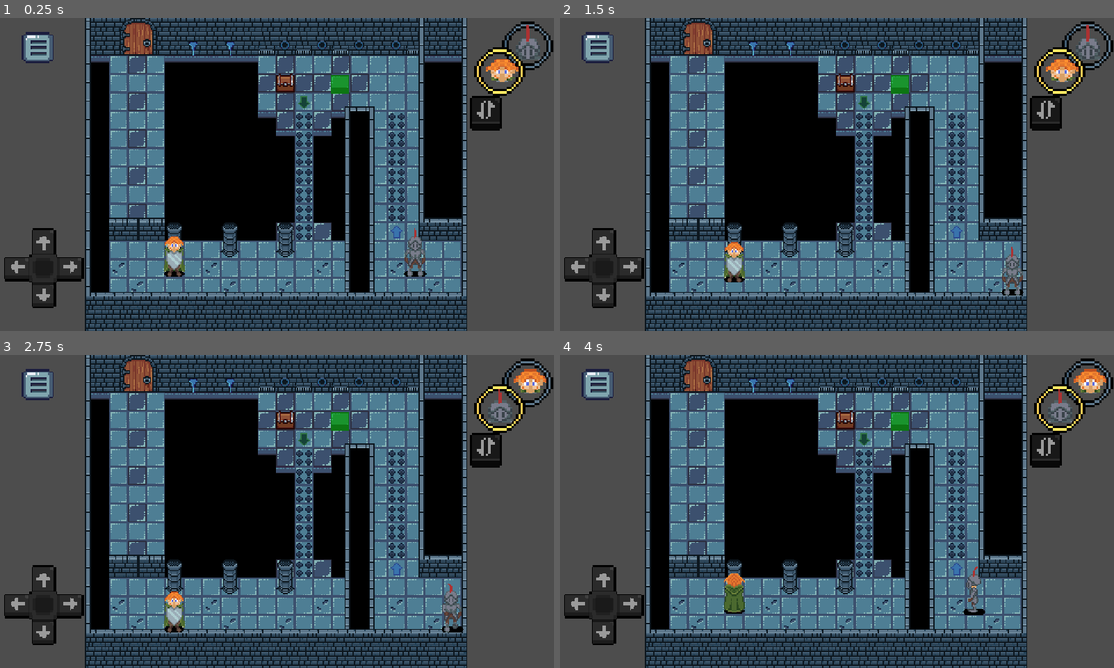
Above: before the commit, frames 1-4 (two rows, left to right).
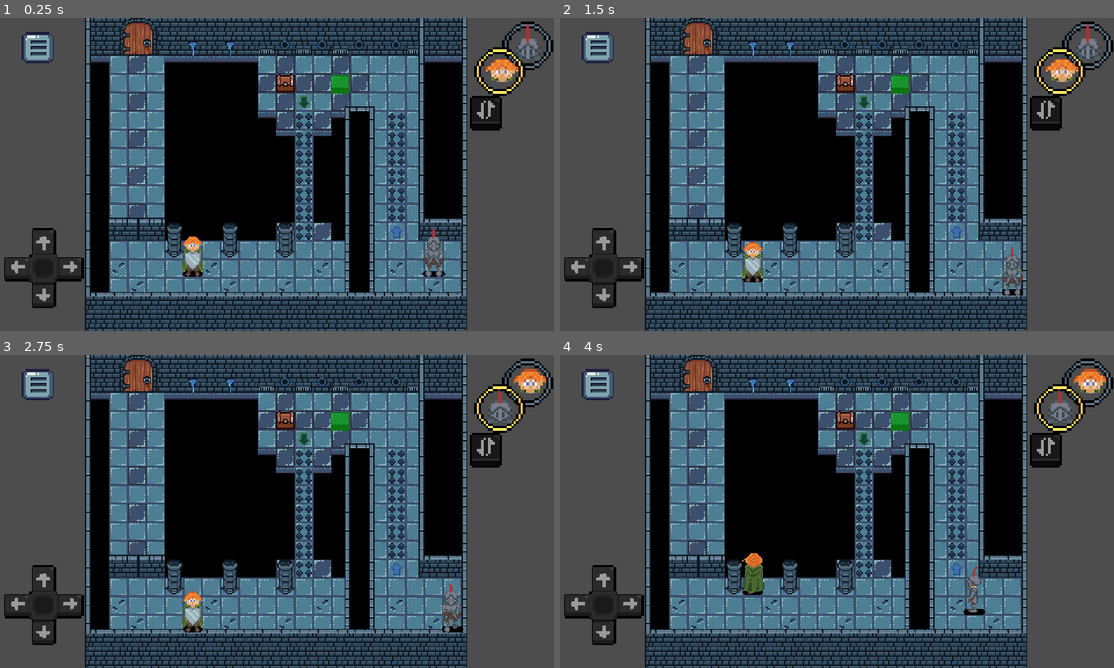
Above: after the commit, the same moments.

Repository: gumaciel/awesome-game-jam-01
Game: Godot game, scene res://scenes/levels/level_2.tscn
Same seed, same stepped clock (60 frames per second), same inputs: the game is played once before the commit and once after it. This scene is started directly instead of the project's main scene. The engine's default icon, where the game draws it, is replaced by a stand-in: a white triangle on a blue panel in a dark square.
Inputs (mouse positions are in pixels of both pictures, inside the frame that each line leads up to):
- Up to frame 1 (0.25 s): no input
- Up to frame 2 (1.5 s): tap Enter at 0.5 s; move the mouse to (958, 158) at 0.52 s; hold D (move_right) 0.53-1.28 s; hold J (alternate) 0.53-1.28 s; click (958, 158) at 0.67 s; tap Space at 1.25 s; move the mouse to (726, 190) at 1.27 s; hold S (move_down) from 1.28 s (still down); tap J (alternate) at 1.35 s
- Up to frame 3 (2.75 s): move the mouse to (332, 442) at 2.02 s; release S (move_down) at 2.03 s; hold D (move_right) from 2.03 s (still down); hold J (alternate) from 2.03 s (still down)
- Up to frame 4 (4 s): tap Enter at 2.75 s; move the mouse to (809, 574) at 2.77 s; release D (move_right) at 2.78 s; release J (alternate) at 2.78 s; hold W (move_up) 2.78-3.53 s; tap J (alternate) at 2.85 s; click (809, 574) at 2.92 s; move the mouse to (1003, 558) at 3.52 s; hold A (move_left) from 3.53 s (still down); hold J (alternate) from 3.53 s (still down)

The runs differ from the first frame. In frame 1, 1.4% of the frame differs, in the area x 29-81%, y 67-83%; in frame 2, 0.8%; in frame 3, 0.8%; in frame 4, 0.8%.

Commit message:
fix level 2 and 4

Diff:
--- a/scenes/levels/level_2.tscn
+++ b/scenes/levels/level_2.tscn
@@ -51,6 +51,21 @@
 layer_2/tile_data = PackedInt32Array(917522, 65538, 9, 917524, 65538, 9, 720908, 393218, 1, 720911, 393218, 1)
 script = ExtResource("4_llfvn")
 
+[node name="Node2D" type="Node2D" parent="Scenario"]
+y_sort_enabled = true
+
+[node name="Player2" parent="Scenario/Node2D" instance=ExtResource("13_xl443")]
+unique_name_in_owner = true
+position = Vector2(376, 213)
+active = false
+
+[node name="Player1" parent="Scenario/Node2D" instance=ExtResource("14_cuwe4")]
+unique_name_in_owner = true
+position = Vector2(168, 213)
+
+[node name="Texture" parent="Scenario/Node2D/Player1" index="0"]
+y_sort_enabled = false
+
 [node name="DestroyingBridgeAudio" type="AudioStreamPlayer" parent="Scenario"]
 stream = ExtResource("5_k33se")
 
@@ -58,8 +73,8 @@
 stream = ExtResource("6_dgljr")
 
 [node name="UI" parent="." node_paths=PackedStringArray("player_1", "player_2") instance=ExtResource("7_rp2db")]
-player_1 = NodePath("../Node2D/Player1")
-player_2 = NodePath("../Node2D/Player2")
+player_1 = NodePath("../Scenario/Node2D/Player1")
+player_2 = NodePath("../Scenario/Node2D/Player2")
 
 [node name="LevelDoor" parent="." instance=ExtResource("8_kyubv")]
 position = Vector2(121, 16)
@@ -74,26 +89,10 @@
 [node name="Chest" parent="." instance=ExtResource("12_au01k")]
 position = Vector2(248, 56)
 
-[node name="Node2D" type="Node2D" parent="."]
-y_sort_enabled = true
-position = Vector2(-48, 16)
-
-[node name="Player2" parent="Node2D" instance=ExtResource("13_xl443")]
-unique_name_in_owner = true
-position = Vector2(408, 197)
-active = false
-
-[node name="Player1" parent="Node2D" instance=ExtResource("14_cuwe4")]
-unique_name_in_owner = true
-position = Vector2(200, 197)
-
-[node name="Texture" parent="Node2D/Player1" index="0"]
-y_sort_enabled = false
-
+[connection signal="call_scenario" from="Scenario/Node2D/Player2" to="Scenario" method="_on_player_2_call_scenario"]
+[connection signal="call_scenario" from="Scenario/Node2D/Player1" to="Scenario" method="_on_player_1_call_scenario"]
 [connection signal="area_entered" from="GreenButton" to="Door" method="_on_button_area_entered"]
 [connection signal="area_entered" from="Chest" to="LevelDoor" method="_on_chest_area_entered"]
-[connection signal="call_scenario" from="Node2D/Player2" to="Scenario" method="_on_player_2_call_scenario"]
-[connection signal="call_scenario" from="Node2D/Player1" to="Scenario" method="_on_player_1_call_scenario"]
 
+[editable path="Scenario/Node2D/Player1"]
 [editable path="UI"]
-[editable path="Node2D/Player1"]
--- a/scenes/levels/level_4.tscn
+++ b/scenes/levels/level_4.tscn
@@ -45,6 +45,18 @@
 layer_1/tile_data = PackedInt32Array(589843, 65538, 8, 589844, 65538, 8, 589847, 65538, 8, 589848, 65538, 8, 524307, 65 …(590 unchanged characters)…
 script = ExtResource("3_i8o75")
 
+[node name="Node2D" type="Node2D" parent="Scenario"]
+y_sort_enabled = true
+
+[node name="Player2" parent="Scenario/Node2D" instance=ExtResource("11_w26yo")]
+unique_name_in_owner = true
+position = Vector2(280, 197)
+active = false
+
+[node name="Player1" parent="Scenario/Node2D" instance=ExtResource("12_vxxo2")]
+unique_name_in_owner = true
+position = Vector2(200, 197)
+
 [node name="DestroyingBridgeAudio" type="AudioStreamPlayer" parent="Scenario"]
 stream = ExtResource("4_6tac3")
 
@@ -52,8 +64,8 @@
 stream = ExtResource("5_4oe3g")
 
 [node name="UI" parent="." node_paths=PackedStringArray("player_1", "player_2") instance=ExtResource("5_yr4l7")]
-player_1 = NodePath("../Node2D/Player1")
-player_2 = NodePath("../Node2D/Player2")
+player_1 = NodePath("../Scenario/Node2D/Player1")
+player_2 = NodePath("../Scenario/Node2D/Player2")
 
 [node name="LevelDoor" parent="." instance=ExtResource("6_7w4st")]
 position = Vector2(105, 16)
@@ -72,23 +84,11 @@
 position = Vector2(392, 56)
 rotation = 1.5708
 
-[node name="Node2D" type="Node2D" parent="."]
-y_sort_enabled = true
-
-[node name="Player2" parent="Node2D" instance=ExtResource("11_w26yo")]
-unique_name_in_owner = true
-position = Vector2(280, 197)
-active = false
-
-[node name="Player1" parent="Node2D" instance=ExtResource("12_vxxo2")]
-unique_name_in_owner = true
-position = Vector2(200, 197)
-
+[connection signal="call_scenario" from="Scenario/Node2D/Player2" to="Scenario" method="_on_player_2_call_scenario"]
+[connection signal="call_scenario" from="Scenario/Node2D/Player1" to="Scenario" method="_on_player_1_call_scenario"]
 [connection signal="area_entered" from="Chest" to="LevelDoor" method="_on_chest_area_entered"]
 [connection signal="area_entered" from="Button" to="Door" method="_on_button_area_entered"]
 [connection signal="area_exited" from="Button" to="Door" method="_on_button_area_exited"]
-[connection signal="call_scenario" from="Node2D/Player2" to="Scenario" method="_on_player_2_call_scenario"]
-[connection signal="call_scenario" from="Node2D/Player1" to="Scenario" method="_on_player_1_call_scenario"]
 
+[editable path="Scenario/Node2D/Player1"]
 [editable path="UI"]
-[editable path="Node2D/Player1"]
